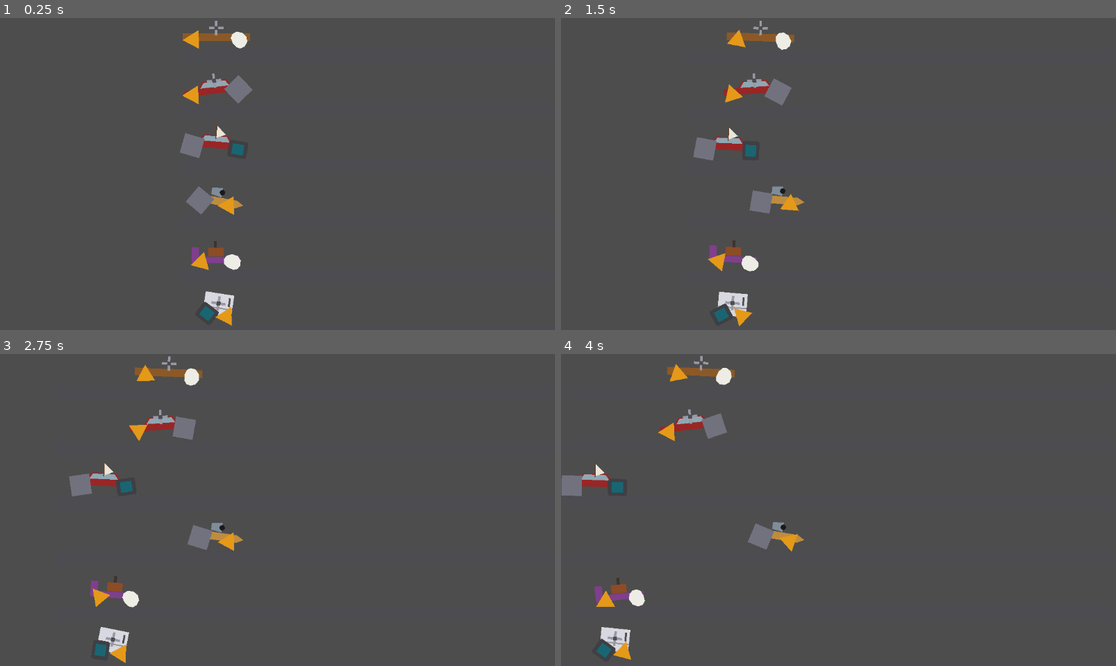
Above: before the commit, frames 1-4 (two rows, left to right).
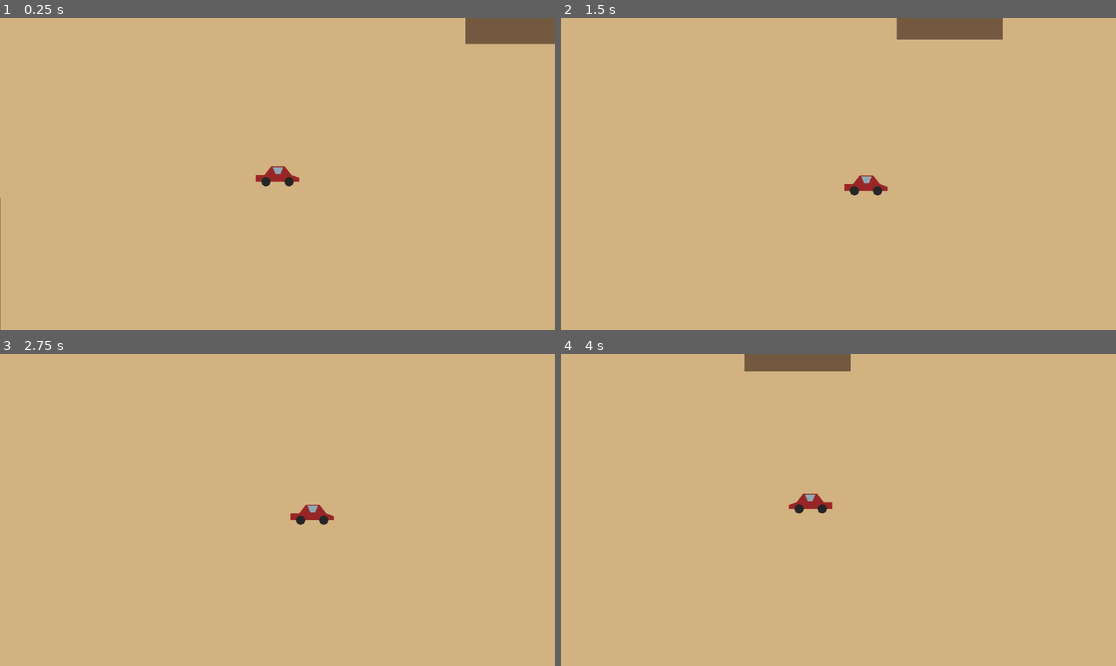
Above: after the commit, the same moments.

Repository: davidkovacwebdev/junkyard-drag-racing
Game: Godot game, scene res://scenes/world/main.tscn
Same seed, same stepped clock (60 frames per second), same inputs: the game is played once before the commit and once after it. Before the commit the project starts from res://scenes/race/race_random_test.tscn.
Inputs (mouse positions are in pixels of both pictures, inside the frame that each line leads up to):
- Up to frame 1 (0.25 s): no input
- Up to frame 2 (1.5 s): move the mouse to (960, 158) at 0.52 s; hold D 0.53-1.28 s; click (960, 158) at 0.67 s; move the mouse to (727, 189) at 1.27 s; hold S from 1.28 s (still down)
- Up to frame 3 (2.75 s): move the mouse to (333, 441) at 2.02 s; release S at 2.03 s; hold D from 2.03 s (still down)
- Up to frame 4 (4 s): move the mouse to (810, 572) at 2.77 s; release D at 2.78 s; hold W 2.78-3.53 s; click (810, 572) at 2.92 s; move the mouse to (1005, 556) at 3.52 s; hold A from 3.53 s (still down)

The runs differ from the first frame. In frame 1, 100% of the frame differs, in the area x 0-100%, y 0-100%; in frame 2, 100%; in frame 3, 100%; in frame 4, 100%.

Commit message:
Add open-world scene with side-view player car
Sandy ColorRect ground, three obstacle rects with collision, and a
CharacterBody2D player car controlled with WASD/arrows: horizontal
movement flips the car to face that direction, vertical movement moves
it up/down with no flip or rotation. Set as the project's main scene.

Diff:
--- a/project.godot
+++ b/project.godot
@@ -11,8 +11,8 @@
 [application]
 
 config/name="Junkyard drag racing"
-run/main_scene="res://scenes/race/race_random_test.tscn"
-config/features=PackedStringArray("4.4", "GL Compatibility")
+run/main_scene="res://scenes/world/main.tscn"
+config/features=PackedStringArray("4.7", "GL Compatibility")
 config/icon="res://icon.svg"
 
 [autoload]
--- /dev/null
+++ b/scenes/world/main.tscn
@@ -0,0 +1,30 @@
+[gd_scene load_steps=3 format=3]
+
+[ext_resource type="PackedScene" path="res://scenes/world/player_car.tscn" id="1"]
+[ext_resource type="PackedScene" path="res://scenes/world/obstacle.tscn" id="2"]
+
+[node name="Main" type="Node2D"]
+
+[node name="Ground" type="ColorRect" parent="."]
+offset_left = -10000.0
+offset_top = -10000.0
+offset_right = 10000.0
+offset_bottom = 10000.0
+color = Color(0.82, 0.7, 0.5, 1)
+
+[node name="PlayerCar" parent="." instance=ExtResource("1")]
+
+[node name="Obstacle1" parent="." instance=ExtResource("2")]
+position = Vector2(500, -350)
+size = Vector2(220, 160)
+rect_color = Color(0.45, 0.35, 0.25, 1)
+
+[node name="Obstacle2" parent="." instance=ExtResource("2")]
+position = Vector2(-650, 200)
+size = Vector2(150, 300)
+rect_color = Color(0.5, 0.42, 0.3, 1)
+
+[node name="Obstacle3" parent="." instance=ExtResource("2")]
+position = Vector2(100, 700)
+size = Vector2(320, 120)
+rect_color = Color(0.4, 0.3, 0.22, 1)
--- /dev/null
+++ b/scenes/world/obstacle.tscn
@@ -0,0 +1,19 @@
+[gd_scene load_steps=3 format=3]
+
+[ext_resource type="Script" path="res://scripts/world/obstacle.gd" id="1"]
+
+[sub_resource type="RectangleShape2D" id="RectangleShape2D_1"]
+size = Vector2(200, 200)
+
+[node name="Obstacle" type="StaticBody2D"]
+script = ExtResource("1")
+
+[node name="ColorRect" type="ColorRect" parent="."]
+offset_left = -100.0
+offset_top = -100.0
+offset_right = 100.0
+offset_bottom = 100.0
+color = Color(0.45, 0.35, 0.25, 1)
+
+[node name="CollisionShape2D" type="CollisionShape2D" parent="."]
+shape = SubResource("RectangleShape2D_1")
--- /dev/null
+++ b/scenes/world/player_car.tscn
@@ -0,0 +1,35 @@
+[gd_scene load_steps=3 format=3]
+
+[ext_resource type="Script" path="res://scripts/world/player_car.gd" id="1"]
+
+[sub_resource type="RectangleShape2D" id="RectangleShape2D_1"]
+size = Vector2(90, 32)
+
+[node name="PlayerCar" type="CharacterBody2D"]
+script = ExtResource("1")
+
+[node name="Visual" type="Node2D" parent="."]
+
+[node name="Body" type="Polygon2D" parent="Visual"]
+color = Color(0.6, 0.15, 0.15, 1)
+polygon = PackedVector2Array(-45, 16, -45, 2, -27, 2, -13, -16, 15, -16, 29, 2, 45, 8, 45, 16)
+
+[node name="Windshield" type="Polygon2D" parent="Visual"]
+color = Color(0.55, 0.75, 0.8, 0.85)
+polygon = PackedVector2Array(-10, -14, 12, -14, 6, 0, -4, 0)
+
+[node name="WheelRear" type="Polygon2D" parent="Visual"]
+position = Vector2(-24, 16)
+color = Color(0.15, 0.15, 0.15, 1)
+polygon = PackedVector2Array(10, 0, 7.07, 7.07, 0, 10, -7.07, 7.07, -10, 0, -7.07, -7.07, 0, -10, 7.07, -7.07)
+
+[node name="WheelFront" type="Polygon2D" parent="Visual"]
+position = Vector2(24, 16)
+color = Color(0.15, 0.15, 0.15, 1)
+polygon = PackedVector2Array(10, 0, 7.07, 7.07, 0, 10, -7.07, 7.07, -10, 0, -7.07, -7.07, 0, -10, 7.07, -7.07)
+
+[node name="CollisionShape2D" type="CollisionShape2D" parent="."]
+shape = SubResource("RectangleShape2D_1")
+
+[node name="Camera2D" type="Camera2D" parent="."]
+position_smoothing_enabled = true
--- /dev/null
+++ b/scripts/world/obstacle.gd
@@ -0,0 +1,17 @@
+class_name Obstacle
+extends StaticBody2D
+## A solid rectangle you can drive into — placeholder junkyard debris, and
+## a visible landmark so movement/rotation are obvious against the empty
+## sand (the camera is a child of the car, so the car itself never moves
+## on screen; these are what give you something to move relative to).
+
+@export var size: Vector2 = Vector2(200, 200)
+@export var rect_color: Color = Color(0.45, 0.35, 0.25)
+
+func _ready() -> void:
+	var visual: ColorRect = $ColorRect
+	visual.color = rect_color
+	visual.size = size
+	visual.position = -size / 2.0
+	var shape: RectangleShape2D = $CollisionShape2D.shape
+	shape.size = size
--- /dev/null
+++ b/scripts/world/player_car.gd
@@ -0,0 +1,55 @@
+class_name PlayerCar
+extends CharacterBody2D
+## Side-view movement, not top-down: A/D (or Left/Right) move the car
+## horizontally and flip it to face that direction; W/S (or Up/Down) move
+## it vertically with no flip and no rotation at all. Two independent
+## axes, no steering/turning-radius physics — there's no "reverse
+## steers backwards" case here since the car never rotates.
+
+@export var max_speed: float = 420.0
+@export var acceleration: float = 1800.0
+@export var friction: float = 1800.0
+
+var _facing_right: bool = true
+
+func _ready() -> void:
+	motion_mode = CharacterBody2D.MOTION_MODE_FLOATING
+
+const _DRIVE_KEYS := [KEY_W, KEY_A, KEY_S, KEY_D, KEY_UP, KEY_DOWN, KEY_LEFT, KEY_RIGHT]
+
+func _notification(what: int) -> void:
+	# If the window loses OS focus while a key is held, no key-up event
+	# ever arrives — Input keeps reporting that key pressed forever after.
+	# Force every drive key released whenever focus drops.
+	if what == NOTIFICATION_APPLICATION_FOCUS_OUT or what == NOTIFICATION_WM_WINDOW_FOCUS_OUT:
+		for keycode in _DRIVE_KEYS:
+			var ev := InputEventKey.new()
+			ev.keycode = keycode
+			ev.physical_keycode = keycode
+			ev.pressed = false
+			Input.parse_input_event(ev)
+		velocity = Vector2.ZERO
+
+func _physics_process(delta: float) -> void:
+	var input_dir := Vector2.ZERO
+	if Input.is_physical_key_pressed(KEY_A) or Input.is_physical_key_pressed(KEY_LEFT):
+		input_dir.x -= 1.0
+	if Input.is_physical_key_pressed(KEY_D) or Input.is_physical_key_pressed(KEY_RIGHT):
+		input_dir.x += 1.0
+	if Input.is_physical_key_pressed(KEY_W) or Input.is_physical_key_pressed(KEY_UP):
+		input_dir.y -= 1.0
+	if Input.is_physical_key_pressed(KEY_S) or Input.is_physical_key_pressed(KEY_DOWN):
+		input_dir.y += 1.0
+
+	if input_dir.x > 0.0:
+		_facing_right = true
+	elif input_dir.x < 0.0:
+		_facing_right = false
+	$Visual.scale.x = 1.0 if _facing_right else -1.0
+
+	var target_velocity := Vector2.ZERO
+	if input_dir != Vector2.ZERO:
+		target_velocity = input_dir.normalized() * max_speed
+	var accel_rate := acceleration if input_dir != Vector2.ZERO else friction
+	velocity = velocity.move_toward(target_velocity, accel_rate * delta)
+	move_and_slide()
Not shown, changed: icon.svg.import
Not shown, added: scripts/world/obstacle.gd.uid
Not shown, added: scripts/world/player_car.gd.uid
